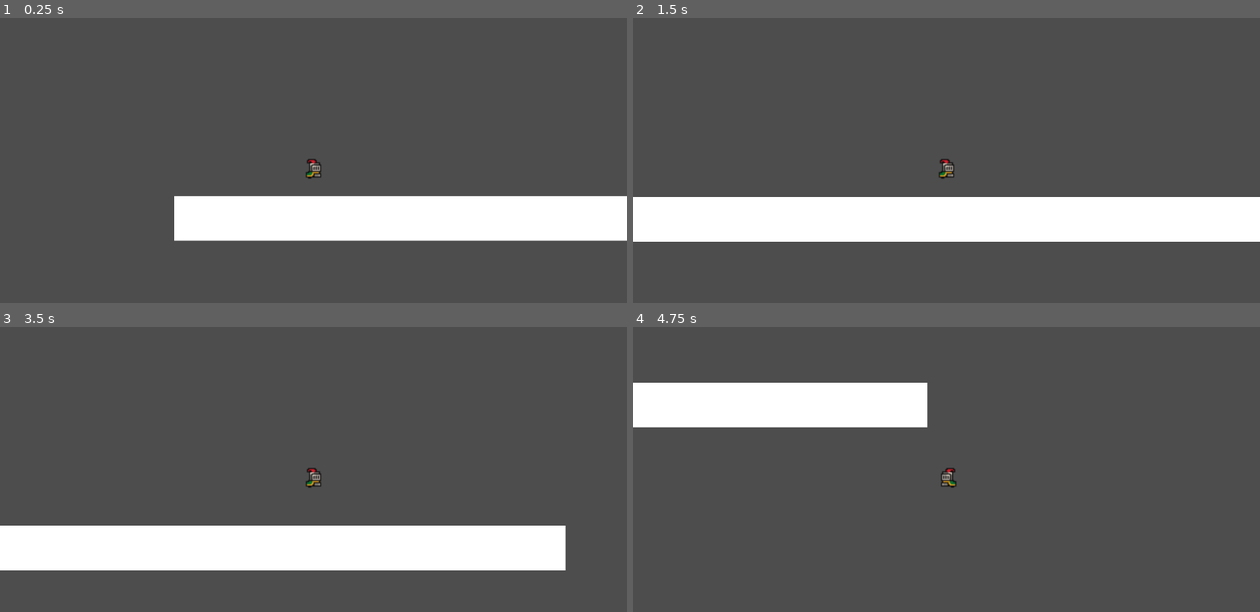
Above: before the commit, frames 1-4 (two rows, left to right).
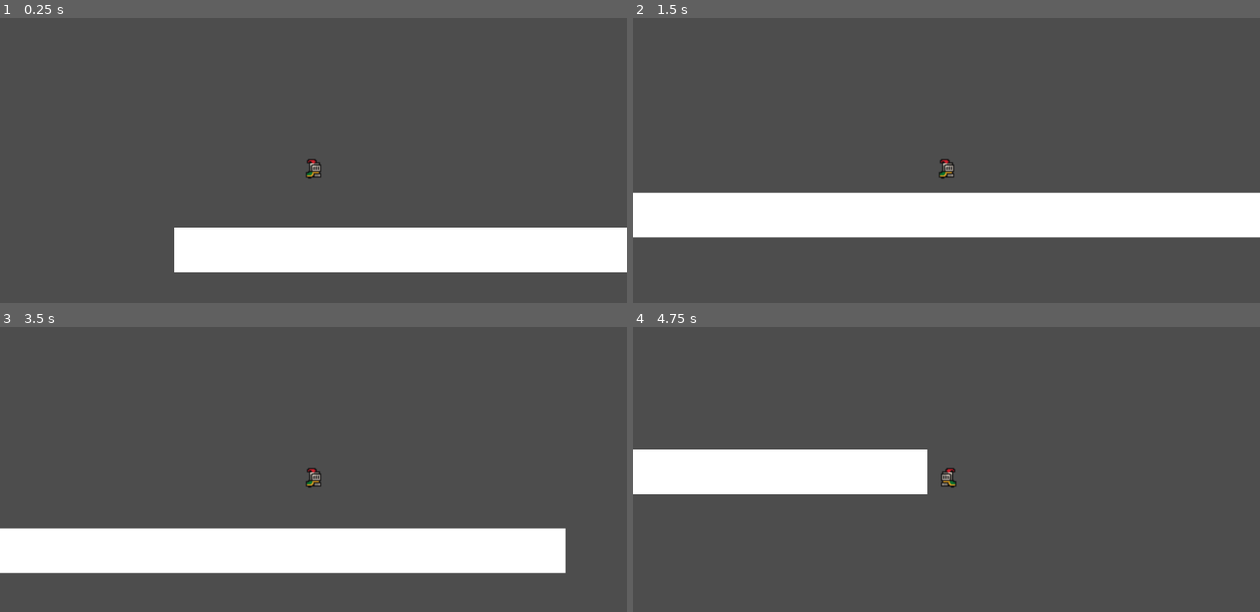
Above: after the commit, the same moments.

Repository: Isaac-Hydes/dt-91896-91897---player-movement-
Game: Godot game, scene res://world.tscn
The game is run twice, just before and just after one commit, with the same random seed, the same clock (stepped at 60 frames per second) and the same inputs.
Inputs:
- Up to frame 1 (0.25 s): no input
- Up to frame 2 (1.5 s): tap Enter (ui_accept) at 0.5, 0.6, 0.77, 1.07, 1.35 s; hold Right (ui_right) from 0.53 s (still down)
- Up to frame 3 (3.5 s): tap Enter (ui_accept) at 1.52, 1.82, 2.1, 2.85, 3.02, 3.32 s; release Right (ui_right) at 2.03 s; hold Left (ui_left) 2.03-2.78 s; hold Right (ui_right) from 2.78 s (still down)
- Up to frame 4 (4.75 s): tap Enter (ui_accept) at 3.6, 3.77, 4.07, 4.35, 4.52 s; release Right (ui_right) at 4.28 s; hold Left (ui_left) from 4.28 s (still down)

The runs differ from the first frame. In frame 1, 16% of the frame differs, in the area x 27-100%, y 62-90%; in frame 2, 3.3%; in frame 3, 2.0%; in frame 4, 15%.

Commit message:
Added Coyote Time and Jump Buffer
I finished MakerTech's Tutorial by adding coyote time and a jump buffer. This allows the player to have a bit more leniency when jumping so it can jump just before hitting the ground and jump just after leaving a platform to increase the user satisfaction.

Diff:
--- a/player.gd
+++ b/player.gd
@@ -5,8 +5,10 @@
 @export var acceleration: int = 20
 @export var jump_speed: int = -speed / 2
 @export var gravity: int = speed * 0.9
-@export var down_gravity: float = 0.1
+@export var down_gravity: float = 2.8
 @onready var animations: AnimatedSprite2D = $AnimatedSprite2D
+@onready var jump_buffer_timer: Timer = $JumpBufferTimer
+@onready var coyote_timer: Timer = $CoyoteTimer
 
 enum State{IDLE, WALK, JUMP, DOWN}
 var current_state: State = State.IDLE
@@ -20,9 +22,9 @@
 	move_and_slide()
 
 func handle_input() -> void:
-	if Input.is_action_just_pressed("ui_accept") and is_on_floor():
-		velocity.y = jump_speed
-		current_state = State.JUMP
+	if Input.is_action_just_pressed("ui_accept"):
+		jump_buffer_timer.start()
+
 	var direction = Input.get_axis("ui_left", "ui_right")
 
 	if direction == 0:
@@ -31,22 +33,29 @@
 
 
 func update_movement(_delta: float) -> void:
+	if (is_on_floor() || coyote_timer.time_left > 0) && jump_buffer_timer.time_left > 0:
+		velocity.y = jump_speed
+		current_state = State.JUMP
+		jump_buffer_timer.stop()
+		coyote_timer.stop()
+
 	if current_state == State.JUMP:
 		velocity.y += gravity * _delta
 	else:
-		velocity.y += gravity * down_gravity
+		velocity.y += gravity * down_gravity * _delta
 
 
 func update_states() -> void:
 	match current_state:
-		State.IDLE when velocity.x != 0:
-			current_state = State.WALK
+		State.IDLE when velocity.x == 0:
+			current_state = State.IDLE
 
 		State.WALK:
 			if velocity.x == 0:
 				current_state = State.WALK
 			if not is_on_floor() && velocity.y > 0:
 				current_state = State.DOWN
+				coyote_timer.start()
 
 		State.JUMP when velocity.y > 0:
 			current_state = State.DOWN
--- a/player.tscn
+++ b/player.tscn
@@ -239,7 +239,12 @@
 [node name="AnimatedSprite2D" type="AnimatedSprite2D" parent="."]
 position = Vector2(1, -4.000001)
 sprite_frames = SubResource("SpriteFrames_dw050")
-animation = &"run"
-autoplay = "idle"
-frame = 7
-frame_progress = 0.26156402
+animation = &"death"
+
+[node name="JumpBufferTimer" type="Timer" parent="."]
+wait_time = 0.15
+one_shot = true
+
+[node name="CoyoteTimer" type="Timer" parent="."]
+wait_time = 0.1
+one_shot = true
